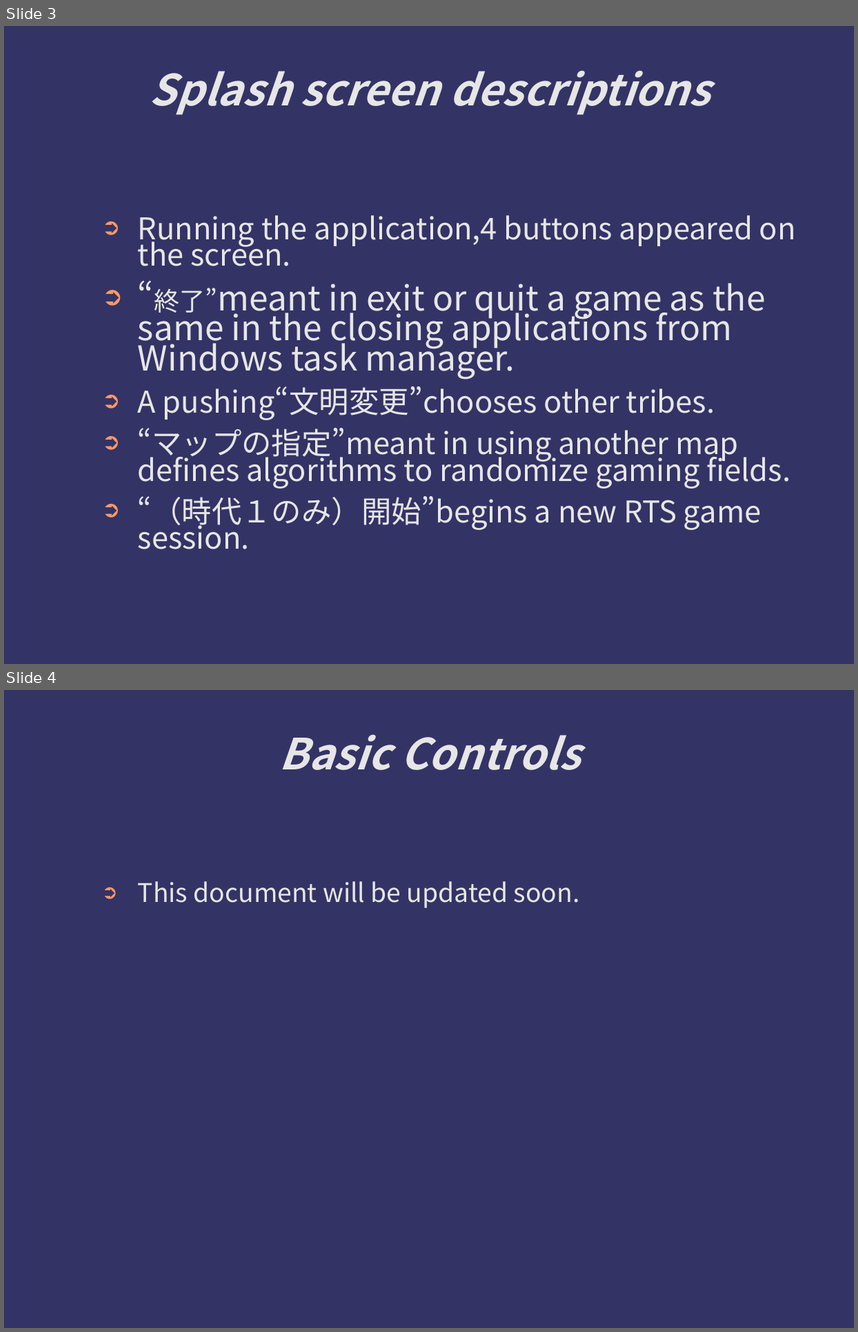
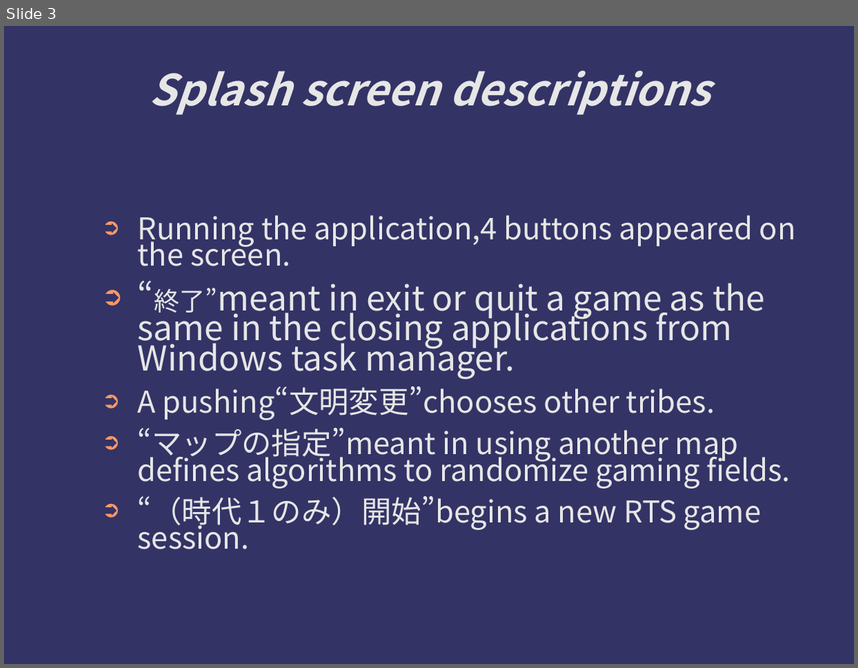
Before and after one commit to kotorize/kotorize, a slide deck: Manuals.ppt. Shown one above the other, each under a label of ours: slides 3 and 4 before the commit, slide 3 after it. The pictures are 858x1332 and 858x668 pixels, drawn with LibreOffice and Linux fonts; fonts in the diff are those of the drawing; background and template pictures are left out. Boxes give left, top, right and bottom in pixels: in the first picture for what was removed or moved away, otherwise in the second. Text is boxed around its words. In the diff, an @@ line names an element or a change of style, - is before the commit and + after.

```diff
--- a/Manuals.ppt
+++ b/Manuals.ppt
@@ slide 4 removed at (4, 690, 854, 1328), background #333366 @@
@@ title removed at (279, 734, 580, 770) @@
-Basic Controls
@@ text removed at (138, 881, 580, 908) @@
-➲ This document will be updated soon.
```
Also in this commit, not shown: 3 slides changed, 1 slide added, 1 other slide removed, 1 other file.
